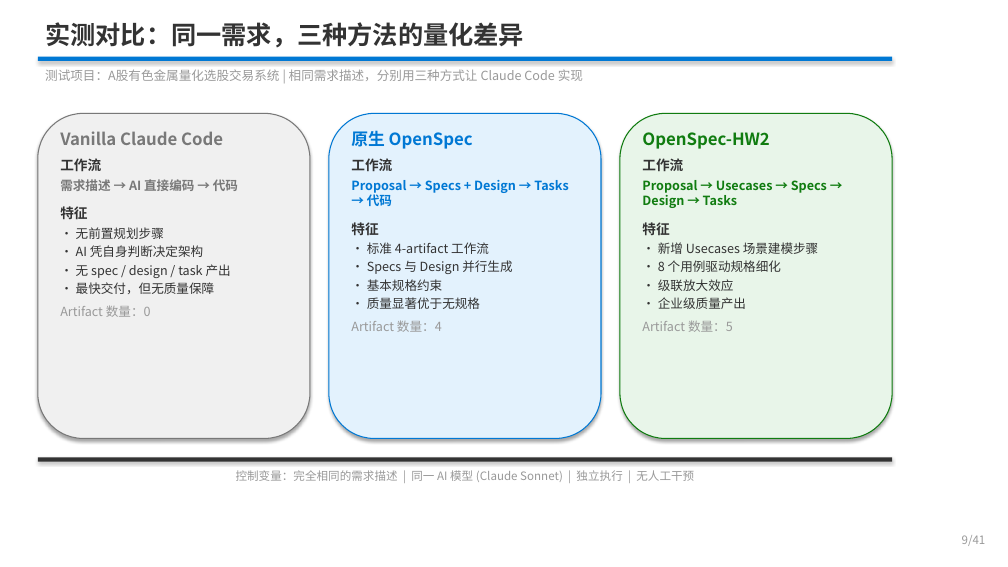
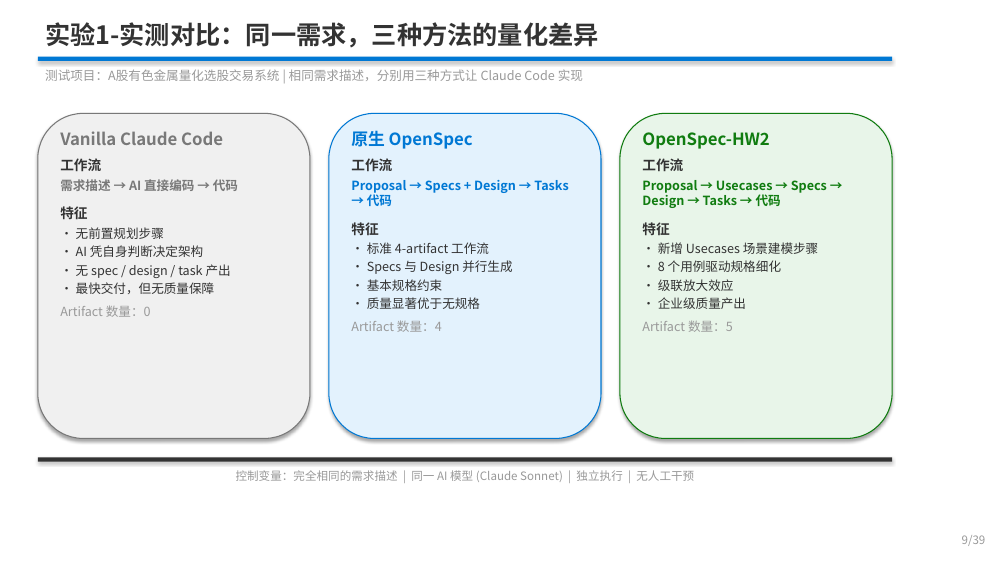
Before and after one commit to ZhifeiDou/OpenSpec_Modify, a slide deck: slide 5 of OpenSpec_技术研究汇报.pptx (slide 9 before the commit). Drawn at 1008x567 pixels with LibreOffice and Linux fonts; fonts in the diff are those of the drawing. Boxes give left, top, right and bottom in pixels: in the first picture for what was removed or moved away, otherwise in the second. Text is boxed around its words. In the diff, an @@ line names an element or a change of style, - is before the commit and + after.

```diff
--- a/OpenSpec_技术研究汇报.pptx
+++ b/OpenSpec_技术研究汇报.pptx
@@ text at (45,22,598,48): text changed @@
-实测对比：同一需求，三种方法的量化差异
+实验1-实测对比：同一需求，三种方法的量化差异
@@ text at (642,180,827,208): text changed @@
-Proposal → Usecases → Specs → Design → Tasks
+Proposal → Usecases → Specs → Design → Tasks → 代码
@@ text at (962,535,986,546): text changed @@
-9/41
+9/39
```
Also in this commit, not shown: 34 other slides changed, 6 slides removed.
